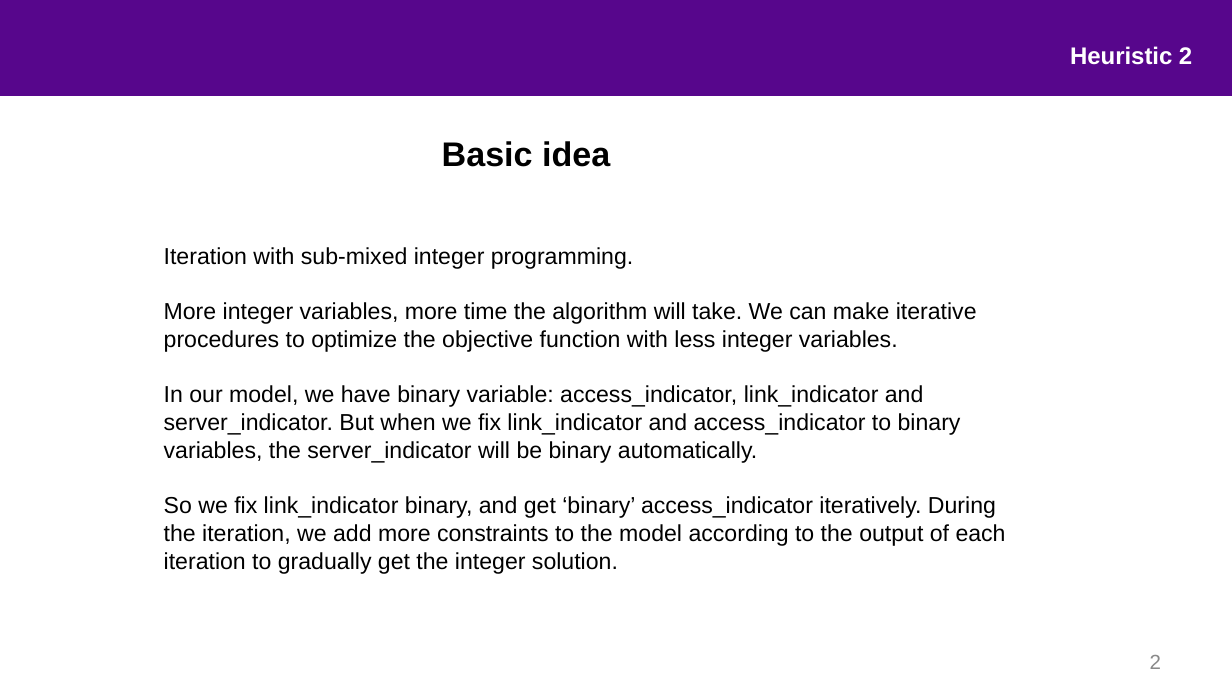
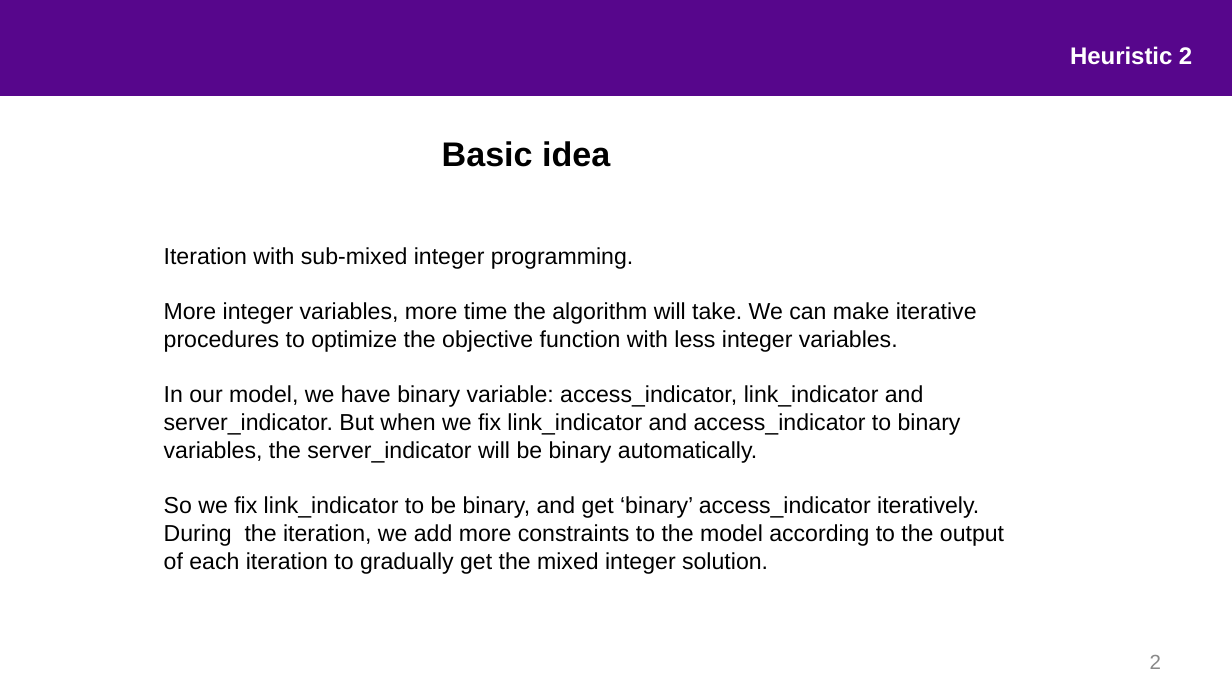
Before and after one commit to mustafafu/mec_request_routing, a slide deck: slide 2 of common_script/part2.pptx. Drawn at 1232x693 pixels with LibreOffice and Linux fonts; fonts in the diff are those of the drawing; background and template pictures are left out. Boxes give left, top, right and bottom in pixels: in the first picture for what was removed or moved away, otherwise in the second. Text is boxed around its words. In the diff, an @@ line names an element or a change of style, - is before the commit and + after.

```diff
--- a/common_script/part2.pptx
+++ b/common_script/part2.pptx
@@ text at [164,496,1004,574]: text changed @@
-So we fix link_indicator binary, and get ‘binary’ access_indicator iteratively. During the iteration, we add more constraints to the model according to the output of each iteration to gradually get the integer solution.
+So we fix link_indicator to be binary, and get ‘binary’ access_indicator iteratively. During the iteration, we add more constraints to the model according to the output of each iteration to gradually get the mixed integer solution.
```
Also in this commit, not shown: 4 other slides changed.
